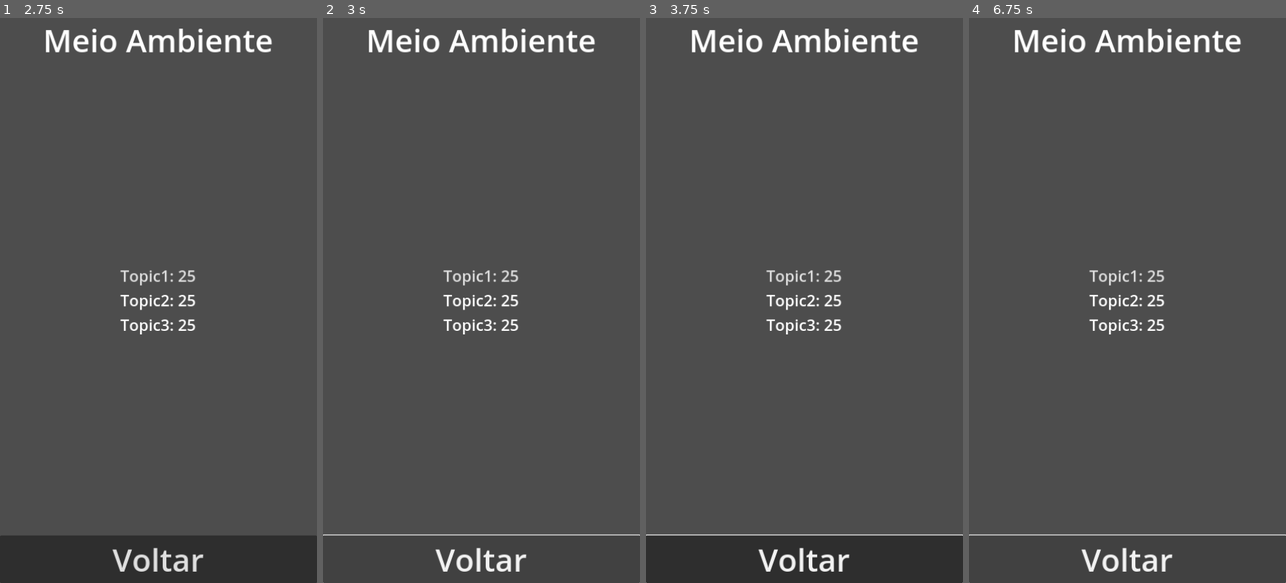
Above: before the commit, frames 1-4 (left to right).
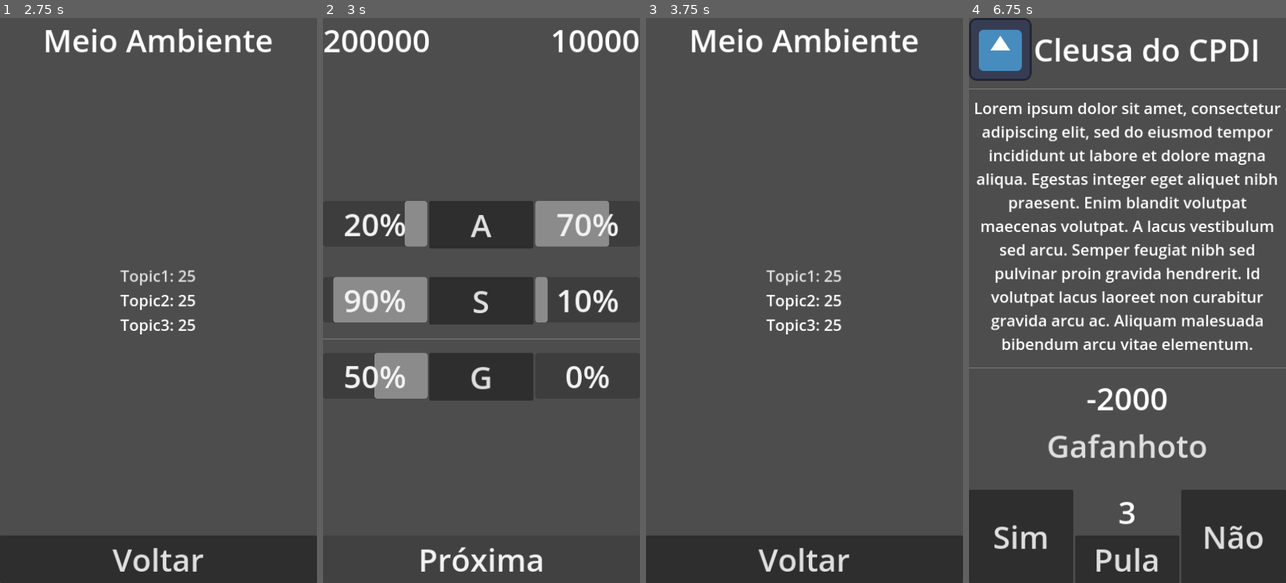
Above: after the commit, the same moments.

Repository: lu1z/hackathon_cpdi
Game: Godot game, scene res://scenes/pages/introduction_page.tscn
Same seed, same stepped clock (60 frames per second), same inputs: the game is played once before the commit and once after it. The engine's default icon, where the game draws it, is replaced by a stand-in: a white triangle on a blue panel in a dark square.
Inputs (mouse positions are in pixels of both pictures, inside the frame that each line leads up to):
- Up to frame 1 (2.75 s): click "Pular introdução" at 0.5 s; click "Iniciar" at 1.25 s; click "A" at 2 s
- Up to frame 2 (3 s): click "Voltar" at 2.75 s
- Up to frame 3 (3.75 s): click (804, 300) at 3.5 s, where only the run after the commit has a clickable "S"
- Up to frame 4 (6.75 s): click "Voltar" at 4.25 s; click (1127, 373) at 5 s, where only the run after the commit has a clickable "G"; click "Voltar" at 5.75 s; click (1127, 560) at 6.5 s, where only the run after the commit has a clickable "Próxima"

Frame 1 is identical in both runs. In frame 2, 19% of the frame differs, in the area x 0-100%, y 1-100%; in frame 3, 0.3%; in frame 4, 21%, in the area x 0-100%, y 0-100%.

Commit message:
Fully connected without game logic

Diff:
--- a/scenes/pages/consequence_page.tscn
+++ b/scenes/pages/consequence_page.tscn
@@ -14,6 +14,10 @@
 # Called every frame. 'delta' is the elapsed time since the previous frame.
 func _process(delta):
 	pass
+
+
+func _on_continue_button_pressed():
+	get_tree().change_scene_to_file(\"res://scenes/pages/score_page.tscn\")
 "
 
 [node name="ConsequencePage" type="Control"]
@@ -91,3 +95,5 @@
 grow_vertical = 0
 theme_override_font_sizes/font_size = 64
 text = "Entendido"
+
+[connection signal="pressed" from="ContinueButton" to="." method="_on_continue_button_pressed" flags=7]
--- a/scenes/pages/end_page.tscn
+++ b/scenes/pages/end_page.tscn
@@ -1,4 +1,22 @@
-[gd_scene format=3 uid="uid://540q4ugv7qp"]
+[gd_scene load_steps=2 format=3 uid="uid://540q4ugv7qp"]
+
+[sub_resource type="GDScript" id="GDScript_ob21x"]
+script/source = "extends Control
+
+
+# Called when the node enters the scene tree for the first time.
+func _ready():
+	pass # Replace with function body.
+
+
+# Called every frame. 'delta' is the elapsed time since the previous frame.
+func _process(delta):
+	pass
+
+
+func _on_button_restart_pressed():
+	get_tree().change_scene_to_file(\"res://scenes/pages/start_page.tscn\")
+"
 
 [node name="EndGamePage" type="Control"]
 layout_mode = 3
@@ -7,6 +25,7 @@
 anchor_bottom = 1.0
 grow_horizontal = 2
 grow_vertical = 2
+script = SubResource("GDScript_ob21x")
 
 [node name="LabelResult" type="Label" parent="."]
 layout_mode = 1
@@ -58,3 +77,5 @@
 grow_vertical = 0
 theme_override_font_sizes/font_size = 64
 text = "Reiniciar"
+
+[connection signal="pressed" from="ButtonRestart" to="." method="_on_button_restart_pressed" flags=7]
--- a/scenes/pages/question_page.tscn
+++ b/scenes/pages/question_page.tscn
@@ -1,6 +1,32 @@
-[gd_scene load_steps=2 format=3 uid="uid://7jibaagoe42o"]
+[gd_scene load_steps=3 format=3 uid="uid://7jibaagoe42o"]
 
 [ext_resource type="PackedScene" uid="uid://1ksvp8qt07tk" path="res://scenes/components/character_component.tscn" id="1_gkgyr"]
+
+[sub_resource type="GDScript" id="GDScript_lrsps"]
+script/source = "extends Control
+
+
+# Called when the node enters the scene tree for the first time.
+func _ready():
+	pass # Replace with function body.
+
+
+# Called every frame. 'delta' is the elapsed time since the previous frame.
+func _process(delta):
+	pass
+
+
+func _on_button_yes_pressed():
+	get_tree().change_scene_to_file(\"res://scenes/pages/consequence_page.tscn\")
+
+
+func _on_button_no_pressed():
+	get_tree().change_scene_to_file(\"res://scenes/pages/end_page.tscn\")
+
+
+func _on_button_skip_pressed():
+	get_tree().change_scene_to_file(\"res://scenes/pages/question_page.tscn\")
+"
 
 [node name="QuestionPage" type="Control"]
 layout_mode = 3
@@ -9,6 +35,7 @@
 anchor_bottom = 1.0
 grow_horizontal = 2
 grow_vertical = 2
+script = SubResource("GDScript_lrsps")
 
 [node name="QuestionInformation" type="VBoxContainer" parent="."]
 layout_mode = 1
@@ -88,3 +115,7 @@
 size_flags_horizontal = 3
 theme_override_font_sizes/font_size = 64
 text = "Não"
+
+[connection signal="pressed" from="DecisionButtons/ButtonYes" to="." method="_on_button_yes_pressed" flags=7]
+[connection signal="pressed" from="DecisionButtons/SkipComponent/ButtonSkip" to="." method="_on_button_skip_pressed" flags=7]
+[connection signal="pressed" from="DecisionButtons/ButtonNo" to="." method="_on_button_no_pressed" flags=7]
--- a/scenes/pages/topics_page.tscn
+++ b/scenes/pages/topics_page.tscn
@@ -12,6 +12,10 @@
 # Called every frame. 'delta' is the elapsed time since the previous frame.
 func _process(delta):
 	pass
+
+
+func _on_button_back_pressed():
+	get_tree().change_scene_to_file(\"res://scenes/pages/score_page.tscn\")
 "
 
 [node name="TopicsPage" type="Control"]
@@ -76,3 +80,5 @@
 grow_vertical = 0
 theme_override_font_sizes/font_size = 64
 text = "Voltar"
+
+[connection signal="pressed" from="ButtonBack" to="." method="_on_button_back_pressed" flags=7]
